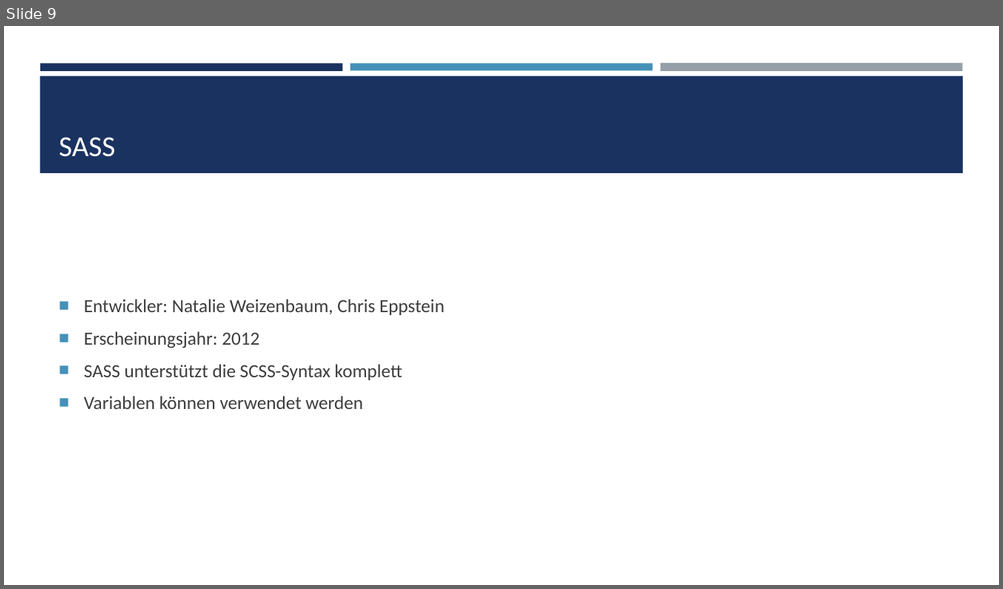
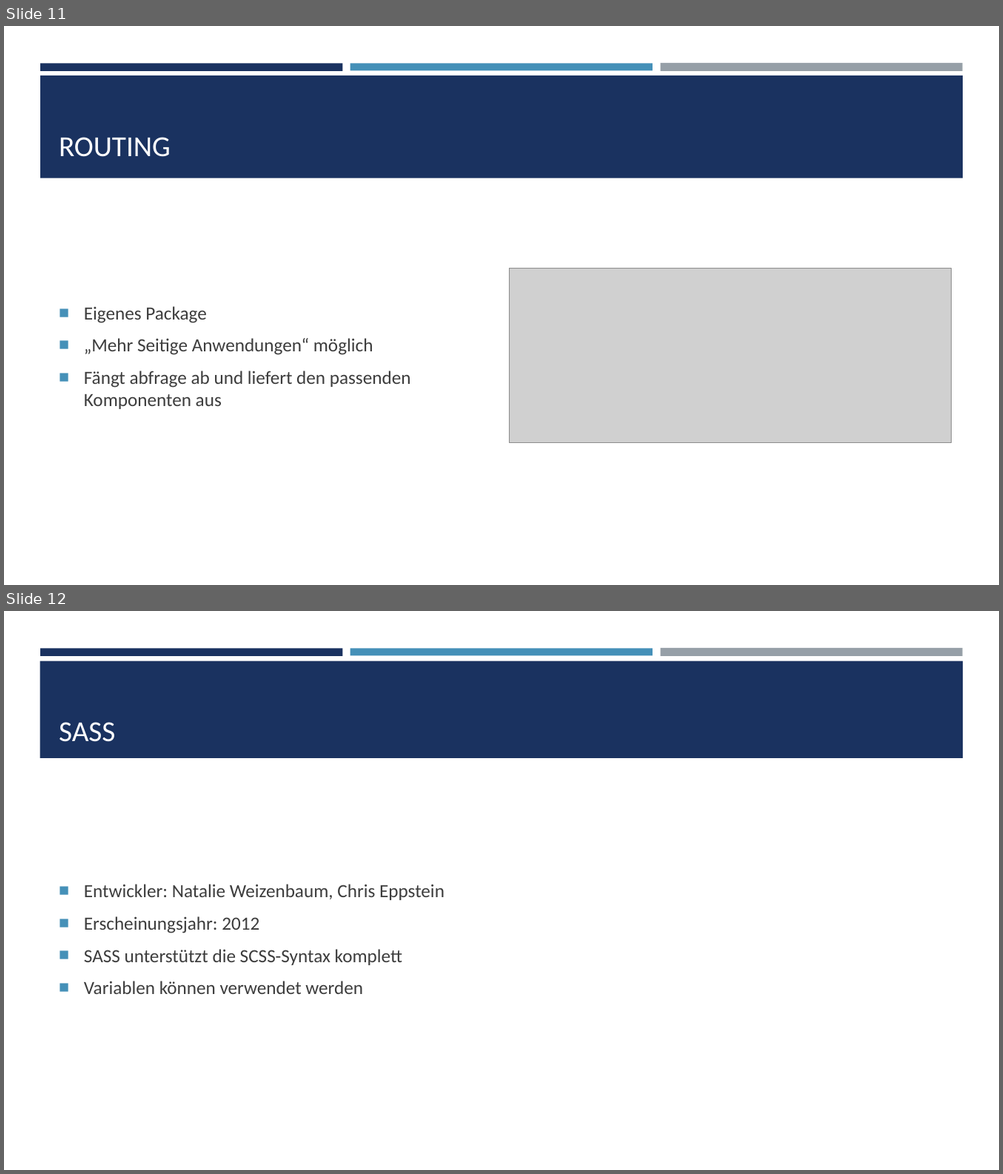
Before and after one commit to Stjeopka/NFT-Shop, a slide deck: NFT-Shop.pptx. Shown one above the other, each under a label of ours: slide 9 before the commit, slides 11 and 12 after it. The pictures are 1003x589 and 1003x1174 pixels, drawn with LibreOffice and Linux fonts; fonts in the diff are those of the drawing; grey boxes stand for pictures. Boxes give left, top, right and bottom in pixels: in the first picture for what was removed or moved away, otherwise in the second. Text is boxed around its words. In the diff, an @@ line names an element or a change of style, - is before the commit and + after.

```diff
--- a/NFT-Shop.pptx
+++ b/NFT-Shop.pptx
@@ slide 11 added at [4,26,999,585], background #FFFFFF; not listed: 3 template elements that a slide beside it also shows @@
@@ rectangle added at [40,76,963,178], fill #1A3260 @@
@@ title added at [59,137,170,157], 28 pt, text #FFFFFF @@
+ROUTING
@@ picture added at [509,269,951,443] @@
@@ text added at [84,306,411,409], 18 pt, text #3D3D3D @@
+■ Eigenes Package
+■ „Mehr Seitige Anwendungen“ möglich
+■ Fängt abfrage ab und liefert den passenden Komponenten aus
@@ what was slide 9 is now slide 12 @@
```
Also in this commit, not shown: 5 slides changed, 2 other slides added, 1 slide removed.
